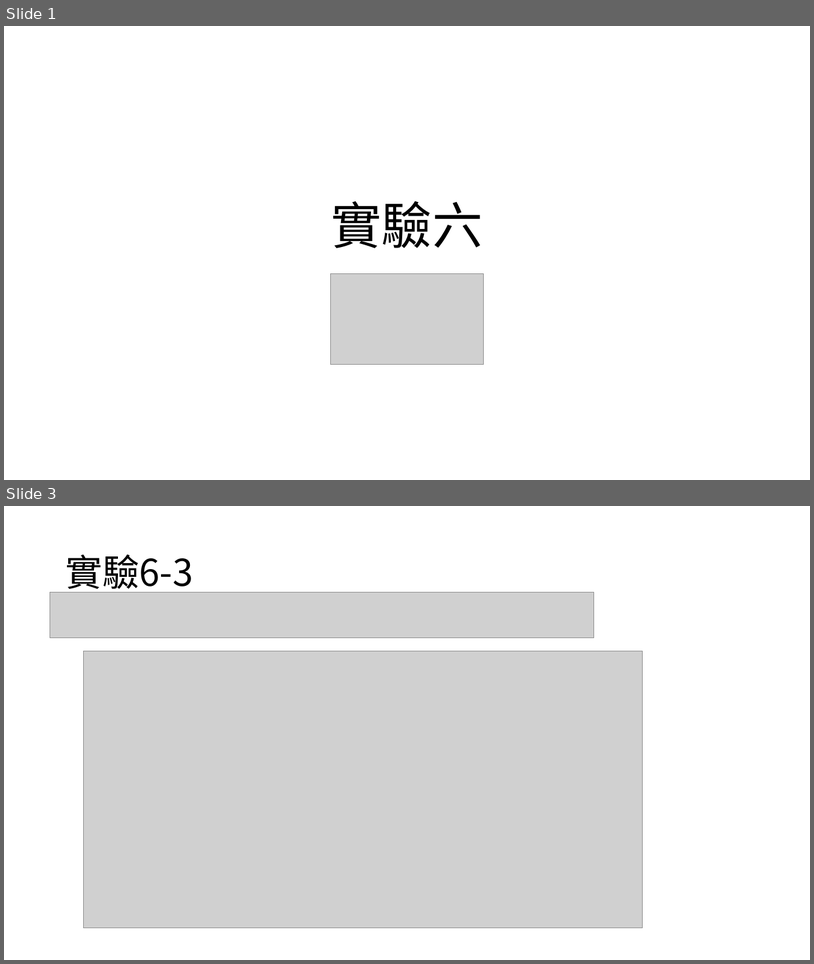
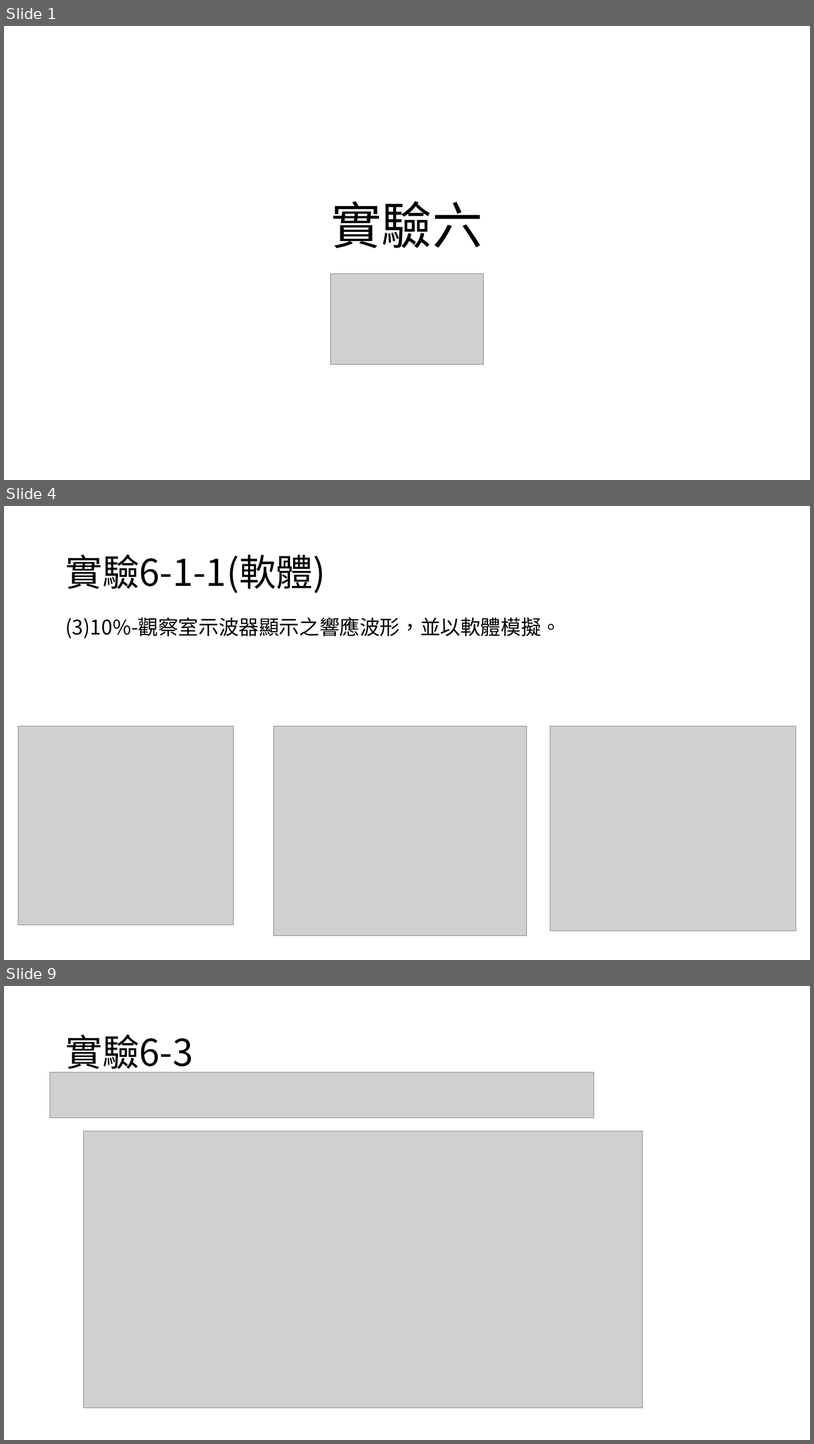
Before and after one commit to yeyi58095/control_lab, a slide deck: 實驗六/presentation/實驗六_第二組_葉彥辰_郭亮佑_蘇昱嘉.pptx. Shown one above the other, each under a label of ours: slides 1 and 3 before the commit, slides 1, 4 and 9 after it; the slides between them are not shown. The pictures are 814x964 and 814x1444 pixels, drawn with LibreOffice and Linux fonts; fonts in the diff are those of the drawing; grey boxes stand for pictures. Boxes give left, top, right and bottom in pixels: in the first picture for what was removed or moved away, otherwise in the second. Text is boxed around its words. In the diff, an @@ line names an element or a change of style, - is before the commit and + after.

```diff
--- a/實驗六/presentation/實驗六_第二組_葉彥辰_郭亮佑_蘇昱嘉.pptx
+++ b/實驗六/presentation/實驗六_第二組_葉彥辰_郭亮佑_蘇昱嘉.pptx
@@ slide 4 added at (4, 506, 810, 960), background #FFFFFF @@
@@ title added at (65, 554, 326, 593), 44 pt, text #000000 @@
+實驗6-1-1(軟體)
@@ text added at (65, 617, 561, 639), 24 pt, text #000000 @@
+(3)10%-觀察室示波器顯示之響應波形，並以軟體模擬。
@@ picture added at (18, 726, 234, 925) @@
@@ picture added at (274, 726, 527, 936) @@
@@ picture added at (550, 726, 797, 931) @@
@@ what was slide 3 is now slide 9 @@
```
Also in this commit, not shown: 2 slides changed, 5 other slides added, 6 other files.
